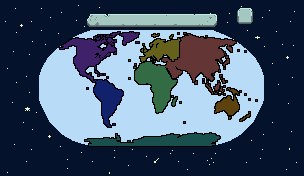
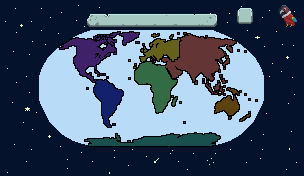
Two versions of the same layered image (304x176). Layer-by-layer changes:
added layer "AstroParrot" above "Continent" over [278, 5, 297, 27]
painted on "Ocean" over [266, 71, 295, 123]
